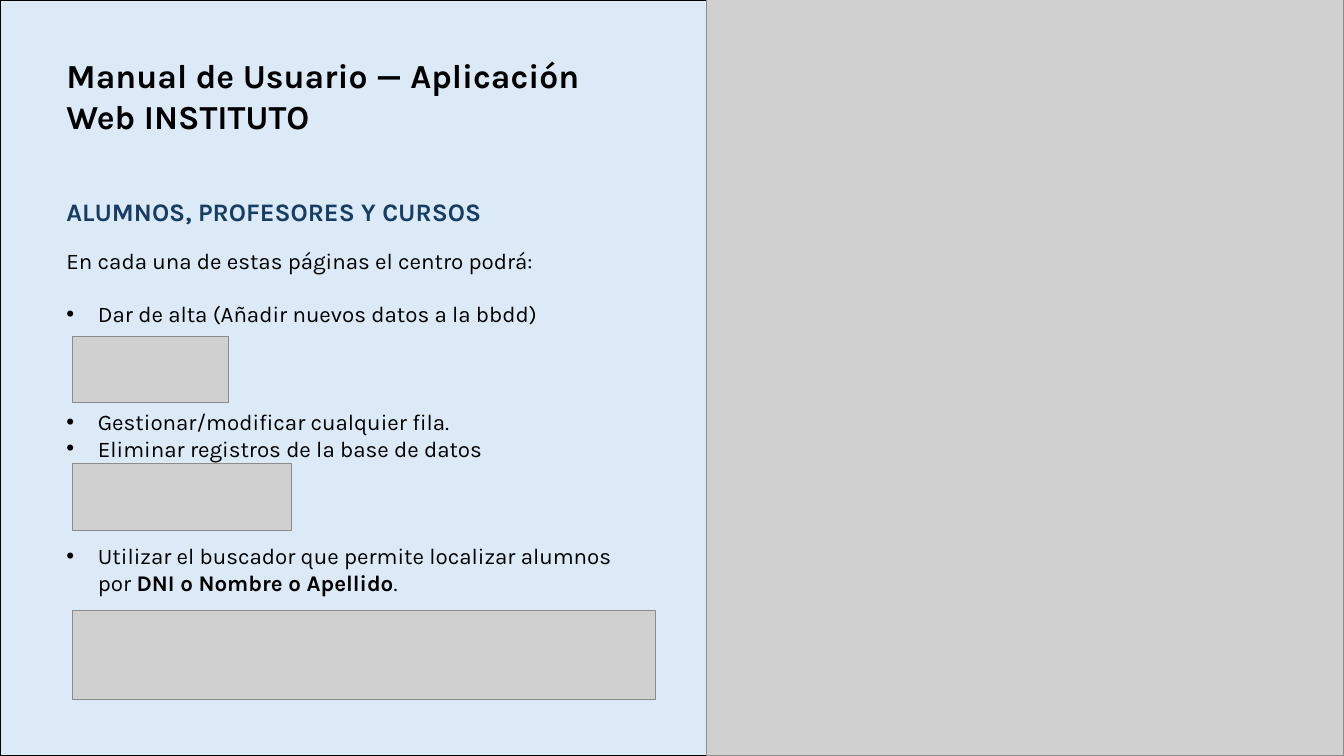
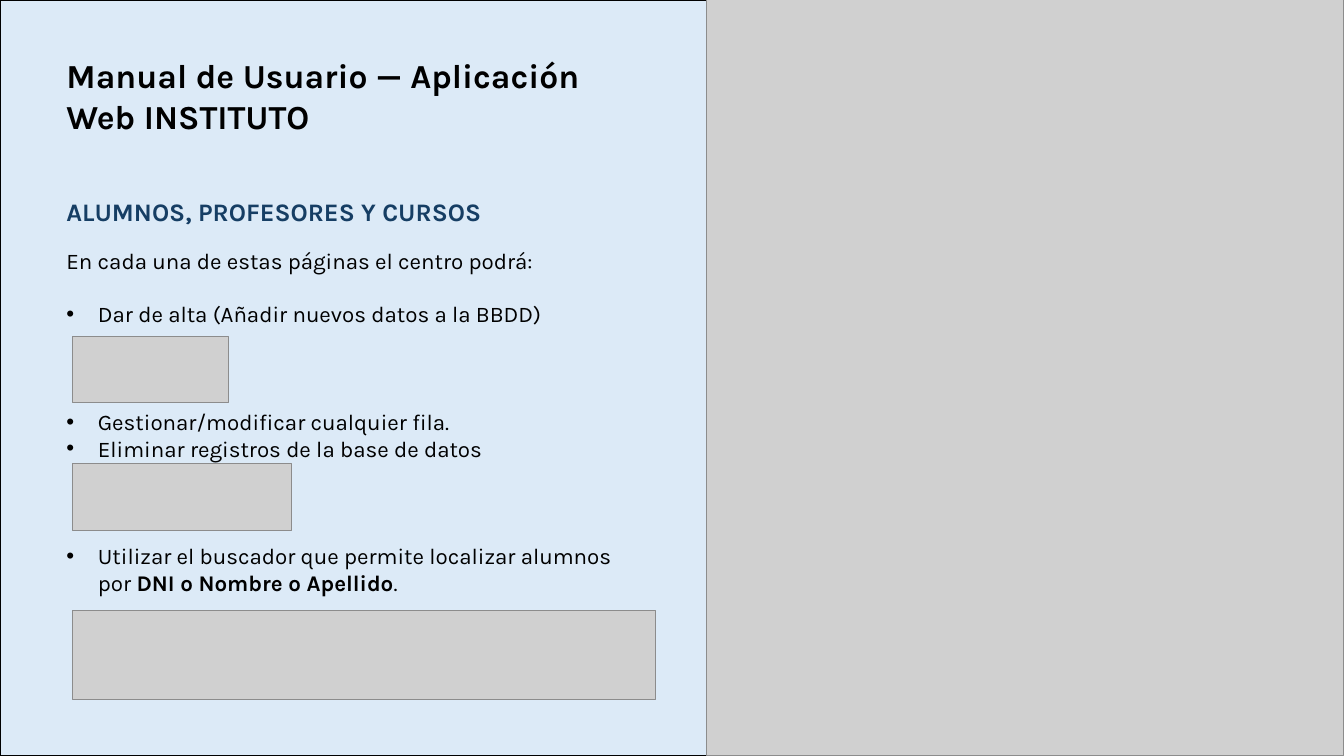
Before and after one commit to arojas-r/GestorAcademicoPracticas, a slide deck: slide 6 of MANUAL DE USUARIO.pptm. Drawn at 1344x756 pixels with LibreOffice and Linux fonts; fonts in the diff are those of the drawing; grey boxes stand for pictures. Boxes give left, top, right and bottom in pixels: in the first picture for what was removed or moved away, otherwise in the second. Text is boxed around its words. In the diff, an @@ line names an element or a change of style, - is before the commit and + after.

```diff
--- a/MANUAL DE USUARIO.pptm
+++ b/MANUAL DE USUARIO.pptm
@@ text at [98,306,541,325]: text changed @@
-• Dar de alta (Añadir nuevos datos a la bbdd)
+• Dar de alta (Añadir nuevos datos a la BBDD)
```
Also in this commit, not shown: 1 other slide changed, 1 slide added.
